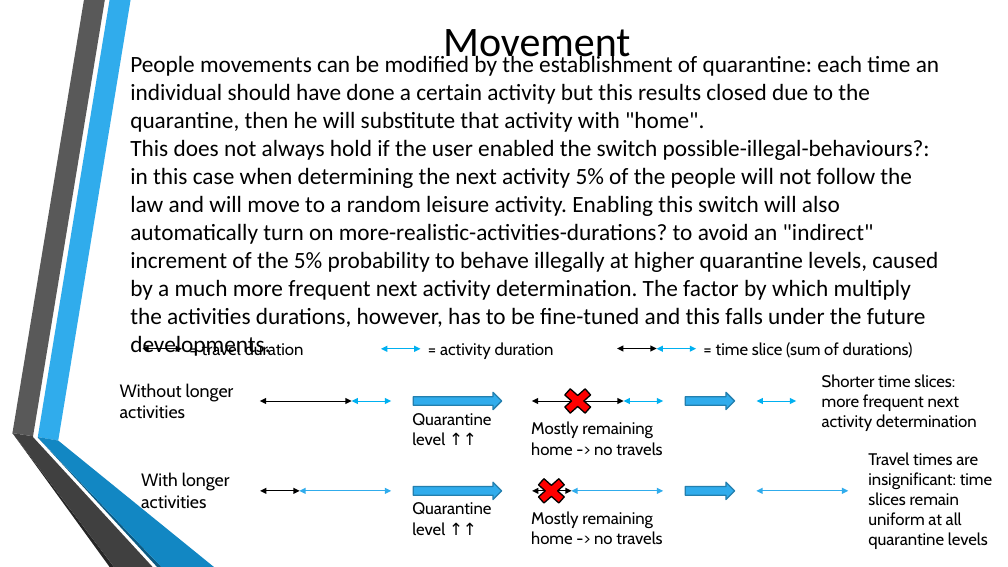
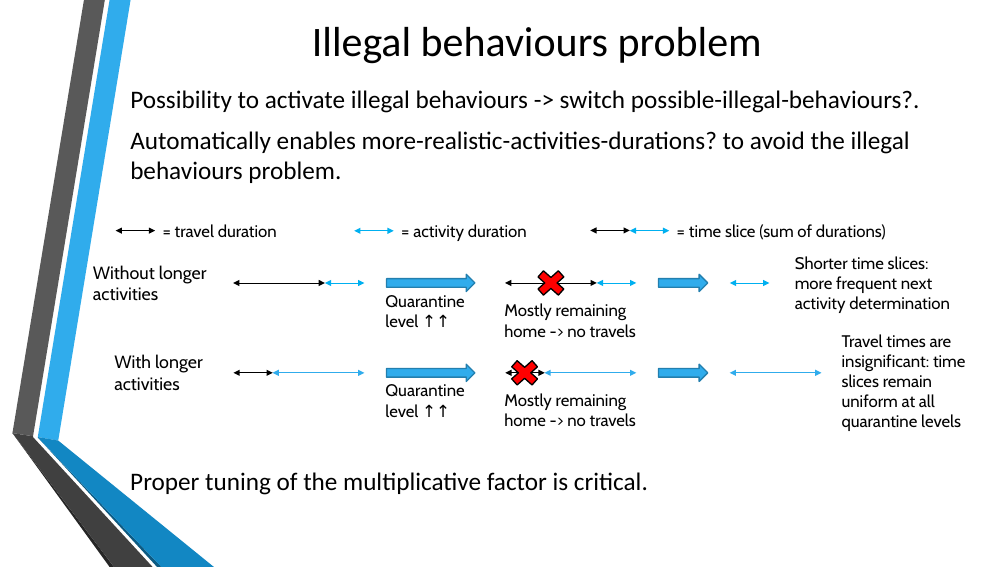
Before and after one commit to gpisanelli/EpiDEMExtended, a slide deck: slide 9 of docs/EpiDEMExtendedPresentation.pptx. Drawn at 1008x567 pixels with LibreOffice and Linux fonts; fonts in the diff are those of the drawing; background and template pictures are left out. Boxes give left, top, right and bottom in pixels: in the first picture for what was removed or moved away, otherwise in the second. Text is boxed around its words. In the diff, an @@ line names an element or a change of style, - is before the commit and + after.

```diff
--- a/docs/EpiDEMExtendedPresentation.pptx
+++ b/docs/EpiDEMExtendedPresentation.pptx
@@ title at <box>312,27,762,64</box>: text changed @@
-Movement
+Illegal behaviours problem
@@ text at <box>130,90,920,183</box>: text changed; size 22.2 to 24 pt @@
-People movements can be modified by the establishment of quarantine: each time an individual should have done a certain activity but this results closed due to the quarantine, then he will substitute that activity with "home".
-This does not always hold if the user enabled the switch possible-illegal-behaviours?: in this case when determining the next activity 5% of the people will not follow the law and will move to a random leisure activity. Enabling this switch will also automatically turn on more-realistic-activities-durations? to avoid an "indirect" increment of the 5% probability to behave illegally at higher quarantine levels, caused by a much more frequent next activity determination. The factor by which multiply the activities durations, however, has to be fine-tuned and this falls under the future developments.
+Possibility to activate illegal behaviours -> switch possible-illegal-behaviours?.
+Automatically enables more-realistic-activities-durations? to avoid the illegal behaviours problem.
@@ 13 double arrows, 11 texts, 2 crosses, 2 right arrows: place and size @@
-13 double arrows, 11 texts, 2 crosses, 2 right arrows at <box>120,341,992,549</box>
+13 double arrows, 11 texts, 2 crosses, 2 right arrows at <box>93,224,965,431</box>
@@ 2 right arrows, 1 double arrow: place and size @@
-2 right arrows, 1 double arrow at <box>414,392,663,500</box>
+2 right arrows, 1 double arrow at <box>386,274,637,382</box>
@@ text added at <box>130,472,648,495</box>, 24 pt, text #000000 @@
+Proper tuning of the multiplicative factor is critical.
```
Also in this commit, not shown: 14 other slides changed, 1 slide removed.
